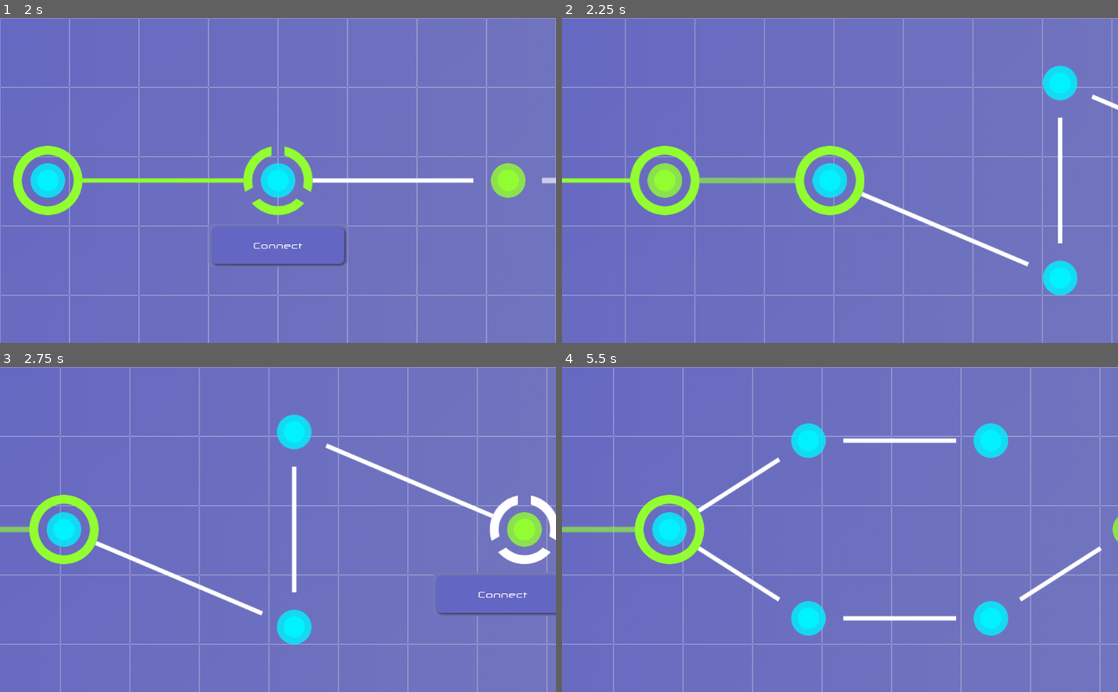
Above: before the commit, frames 1-4 (two rows, left to right).
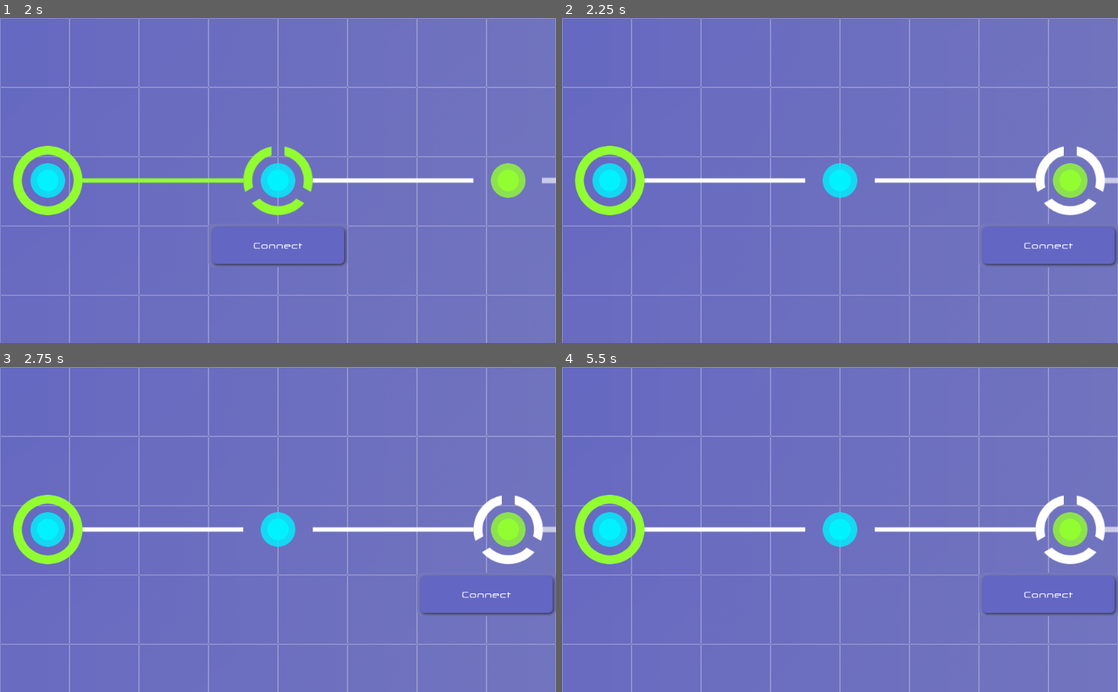
Above: after the commit, the same moments.

Repository: Maaack/Node-Traversal
Game: Godot game, scene res://Scenes/Main.tscn
Same seed, same stepped clock (60 frames per second), same inputs: the game is played once before the commit and once after it.
Inputs (mouse positions are in pixels of both pictures, inside the frame that each line leads up to):
- Up to frame 1 (2 s): tap Enter at 0.5 s; move the mouse to (50, 180) at 0.52 s; press the mouse at (50, 180) at 0.53 s; tap R (game_reset_action, bound only after the commit) at 1.25 s; move the mouse to (278, 180) at 1.27 s; release the mouse at (278, 180) at 1.28 s; click (278, 180) at 1.35 s
- Up to frame 2 (2.25 s): tap R (game_reset_action, bound only after the commit) at 2 s; move the mouse to (1067, 180) at 2.02 s; press the mouse at (1067, 180) at 2.03 s
- Up to frame 3 (2.75 s): no input
- Up to frame 4 (5.5 s): move the mouse to (628, 529) at 2.77 s; release the mouse at (628, 529) at 2.78 s; click (628, 529) at 2.85 s; move the mouse to (840, 627) at 3.52 s; press the mouse at (840, 627) at 3.53 s; tap R (game_reset_action, bound only after the commit) at 4.15, 4.25, 5 s; move the mouse to (840, 432) at 4.27 s; release the mouse at (840, 432) at 4.28 s; click (840, 432) at 4.35 s; move the mouse to (1067, 529) at 5.02 s; press the mouse at (1067, 529) at 5.03 s

Frame 1 is identical in both runs. In frame 2, 11% of the frame differs, in the area x 0-100%, y 0-100%; in frame 3, 12%; in frame 4, 12%.

Commit message:
INIT-01: Reset button on levels. Levels can ignore _input(), and wait for game_input().

Diff:
--- a/Scenes/GameLayer/GameLayer.gd
+++ b/Scenes/GameLayer/GameLayer.gd
@@ -8,17 +8,20 @@
 
 var levels = {}
 var current_level_index
-var current_level_node
+var current_level_node: IntrusionLevel
 
 func _ready():
 	var level_index = 0
 	for game_child in game_node.get_children():
-		if game_child.is_in_group('LEVEL'):
+		if game_child.is_in_group('LEVEL') and game_child is IntrusionLevel:
 			levels[level_index] = game_child
 			level_index += 1
 			game_child.connect("destination_reached", self, "_on_Level_destination_reached")
+			game_child.ignore_input = true
+	_start_first_level()
 
-	_start_first_level()
+func _input(event):
+	current_level_node.game_input(event)
 
 func _on_Level_destination_reached(level:IntrusionLevel):
 		_transition_to_next_level()
--- a/Scenes/GameLayer/GameLayer.tscn
+++ b/Scenes/GameLayer/GameLayer.tscn
@@ -9,7 +9,6 @@
 [ext_resource path="res://Scenes/GameLayer/IntrusionLevels/Level_0_2.tscn" type="PackedScene" id=7]
 [ext_resource path="res://Scenes/GameLayer/IntrusionLevels/Level_0_3.tscn" type="PackedScene" id=8]
 [ext_resource path="res://Scenes/GameLayer/IntrusionLevels/Level_0_4.tscn" type="PackedScene" id=9]
-[ext_resource path="res://Scenes/GameLayer/IntrusionLevels/IntrusionLevel.gd" type="Script" id=10]
 [ext_resource path="res://Scenes/GameLayer/IntrusionLevels/Level_0_5.tscn" type="PackedScene" id=11]
 [ext_resource path="res://Scenes/GameLayer/IntrusionLevels/Level_0_6.tscn" type="PackedScene" id=12]
 
@@ -38,11 +37,8 @@
 [node name="Level_0_1" parent="Game" instance=ExtResource( 6 )]
 position = Vector2( 1152, 0 )
 
-[node name="Level_0_2" parent="Game" groups=[
-"LEVEL",
-] instance=ExtResource( 7 )]
+[node name="Level_0_2" parent="Game" instance=ExtResource( 7 )]
 position = Vector2( 2304, 0 )
-script = ExtResource( 10 )
 
 [node name="Level_0_3" parent="Game" instance=ExtResource( 8 )]
 position = Vector2( 3456, 0 )
@@ -53,11 +49,8 @@
 [node name="Level_0_5" parent="Game" instance=ExtResource( 11 )]
 position = Vector2( 5760, 0 )
 
-[node name="Level_0_6" parent="Game" groups=[
-"LEVEL",
-] instance=ExtResource( 12 )]
+[node name="Level_0_6" parent="Game" instance=ExtResource( 12 )]
 position = Vector2( 6912, 0 )
-script = ExtResource( 10 )
 
 [node name="Level_1_1" parent="Game" instance=ExtResource( 5 )]
 position = Vector2( 0, 1024 )
--- a/Scenes/GameLayer/IntrusionLevels/IntrusionLevel.gd
+++ b/Scenes/GameLayer/IntrusionLevels/IntrusionLevel.gd
@@ -15,6 +15,7 @@
 var player_character = preload("res://Scenes/GameLayer/Character/PlayerCharacter.tres")
 var node_action_box_map = {}
 var highlighted_node
+var ignore_input : bool = false
 
 func _ready():
 	for level_child in get_children():
@@ -28,12 +29,19 @@
 			if level_child.is_in_group('DESTINATION'):
 				level_child.connect("destination_reached", self, "_on_DestinationNode_destination_reached")
 
-func _input(event):
+func _unhandled_input(event):
+	if ignore_input:
+		return
+	_handle_input_event(event)
+
+func _handle_input_event(event:InputEvent):
 	if event.is_action_pressed("game_trigger_action"):
 		if not is_instance_valid(highlighted_node):
 			return
 		if highlighted_node is IntrusionNode:
 			highlighted_node.connect_character(player_character)
+	elif event.is_action_pressed("game_reset_action"):
+		_reset_level()
 
 func _on_IntrusionNode_mouse_entered(node:IntrusionNode):
 	if not is_instance_valid(node):
@@ -49,10 +57,22 @@
 		hide_action_box(node)
 
 func _on_DestinationNode_destination_reached(character:IntrusionCharacter, node:IntrusionNode):
+	if character == null:
+		return
 	if character.intrusion_id == player_character.intrusion_id:
 		if destination_path_node != null:
 			destination_path_node.modulate = character.color
 		emit_signal("destination_reached", self)
+
+func _reset_level():
+	for level_child in get_children():
+		if level_child.is_in_group('START'):
+			continue
+		if level_child is IntrusionNode:
+			level_child.occupying_character = null
+
+func game_input(event):
+	_handle_input_event(event)
 
 func show_action_box(node:IntrusionNode):
 	var key = node.get_instance_id()
--- a/Scenes/GameLayer/IntrusionNode/DestinationNode/DestinationNode.gd
+++ b/Scenes/GameLayer/IntrusionNode/DestinationNode/DestinationNode.gd
@@ -8,4 +8,6 @@
 
 func set_occupying_character(character:IntrusionCharacter):
 	.set_occupying_character(character)
+	if character == null:
+		return
 	emit_signal("destination_reached", character, self)
--- a/project.godot
+++ b/project.godot
@@ -73,6 +73,11 @@
 "events": [ Object(InputEventMouseButton,"resource_local_to_scene":false,"resource_name":"","device":0,"alt":false,"shi …(212 unchanged characters)…
  ]
 }
+game_reset_action={
+"deadzone": 0.5,
+"events": [ Object(InputEventKey,"resource_local_to_scene":false,"resource_name":"","device":0,"alt":false,"shift":false,"control":false,"meta":false,"command":false,"pressed":false,"scancode":82,"unicode":0,"echo":false,"script":null)
+ ]
+}
 
 [rendering]
 
Not shown: 1 places in Scenes/GameLayer/GameLayer.tscn that only renumber resources
